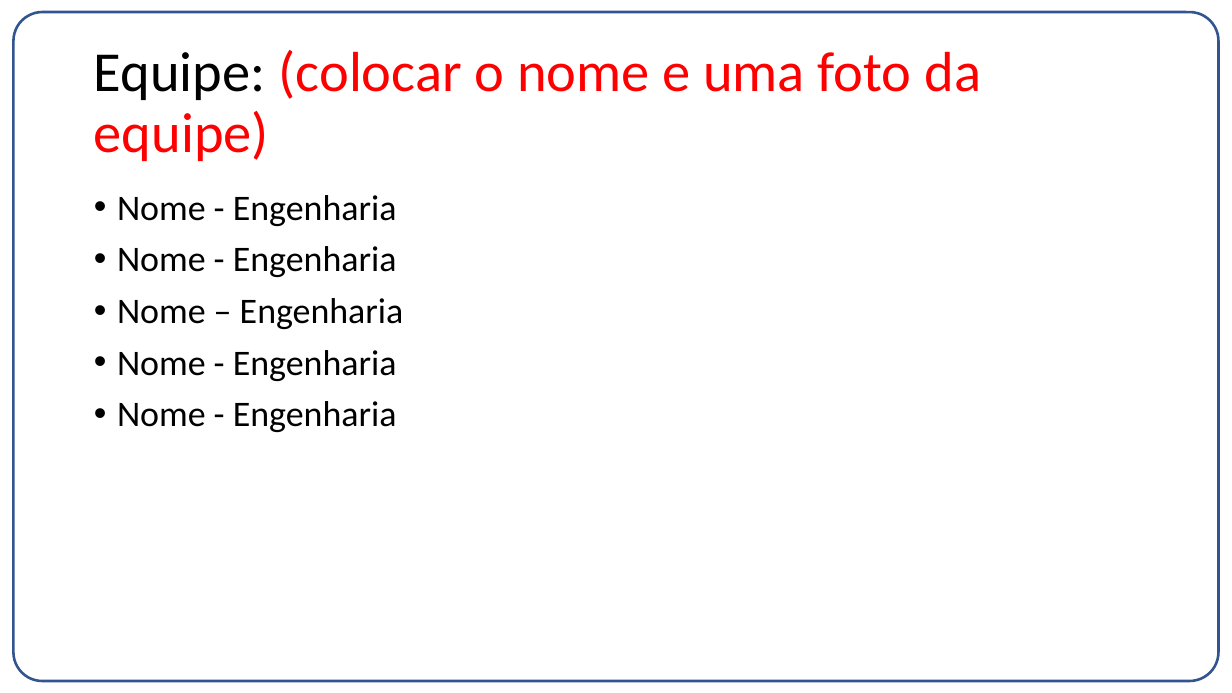
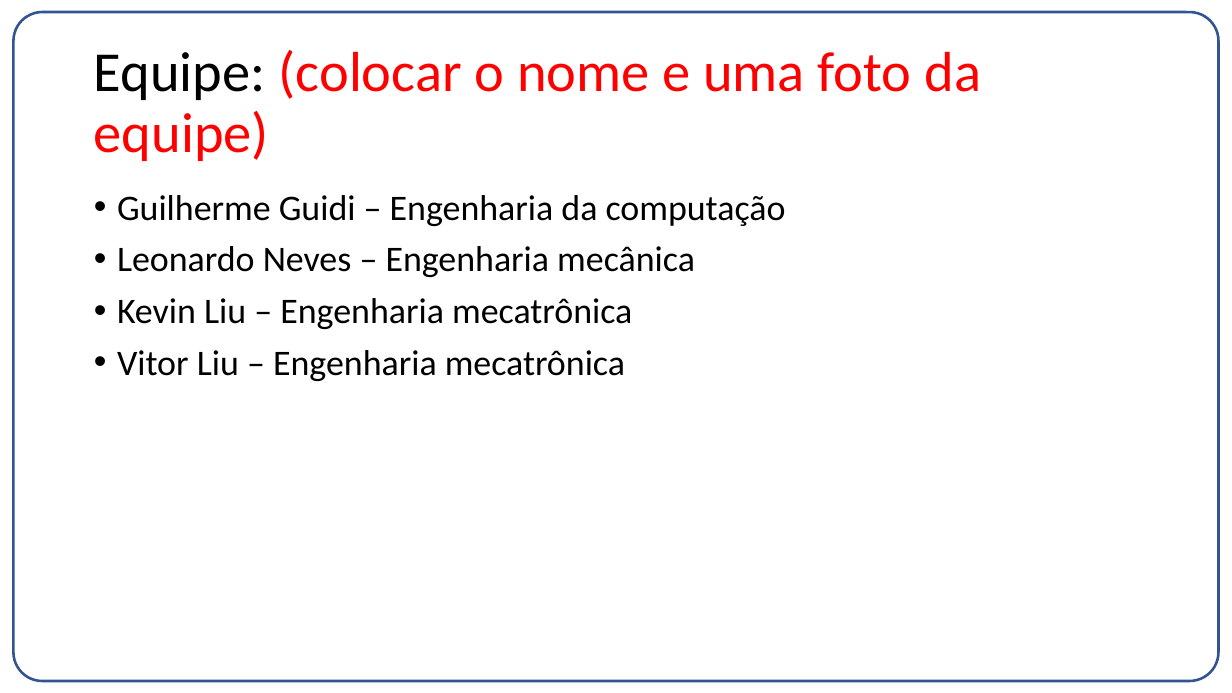
Before and after one commit to gpizzigh/CoDesign-projeto-1, a slide deck: slide 2 of Entrega01.pptx. Drawn at 1232x693 pixels with LibreOffice and Linux fonts; fonts in the diff are those of the drawing. Boxes give left, top, right and bottom in pixels: in the first picture for what was removed or moved away, otherwise in the second. Text is boxed around its words. In the diff, an @@ line names an element or a change of style, - is before the commit and + after.

```diff
--- a/Entrega01.pptx
+++ b/Entrega01.pptx
@@ text at [117, 195, 786, 381]: text changed @@
-• Nome - Engenharia
-• Nome - Engenharia
-• Nome – Engenharia
-• Nome - Engenharia
-• Nome - Engenharia
+• Guilherme Guidi – Engenharia da computação
+• Leonardo Neves – Engenharia mecânica
+• Kevin Liu – Engenharia mecatrônica
+• Vitor Liu – Engenharia mecatrônica
```
Also in this commit, not shown: 1 other slide changed, 2 other files.
